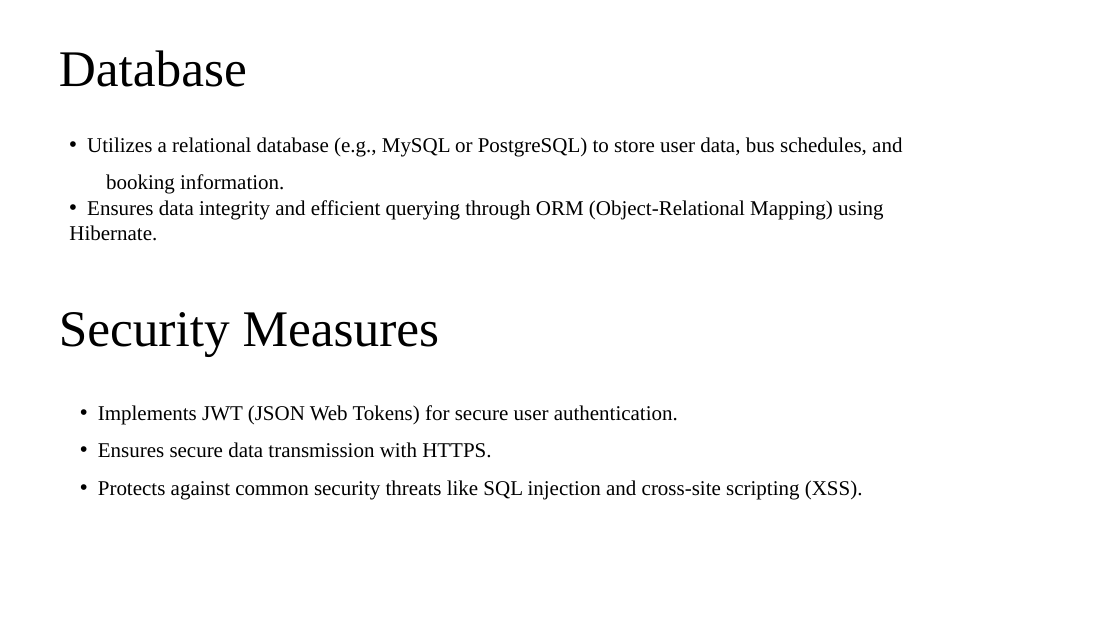
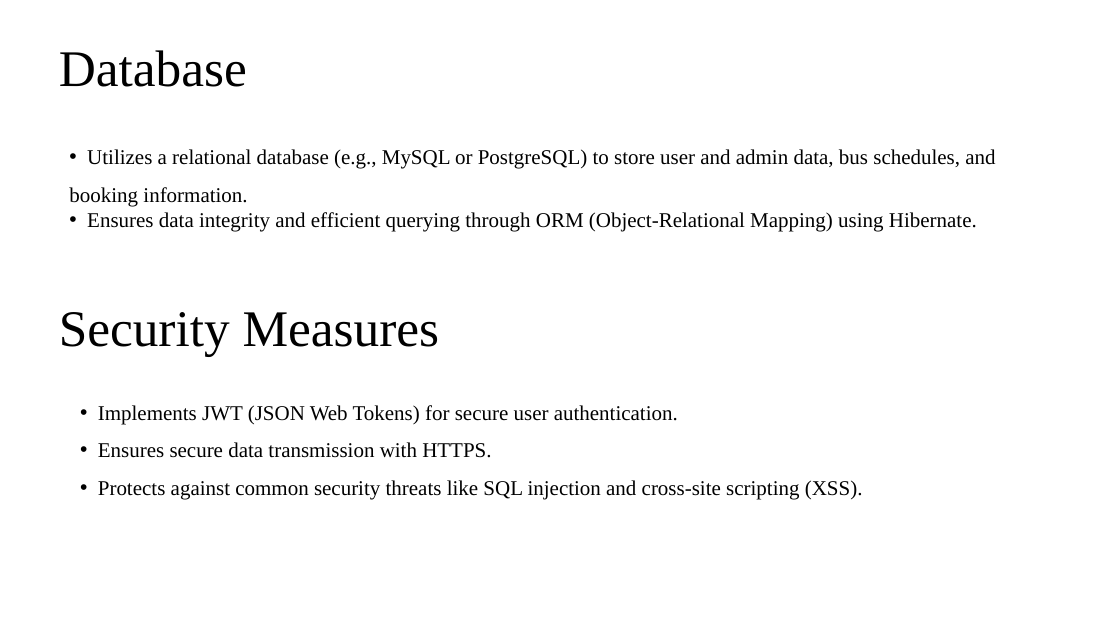
Before and after one commit to Sanjeev-0210/Reservation-App, a slide deck: slide 7 of Bus Reservation App.pptx. Drawn at 1120x630 pixels with LibreOffice and Linux fonts; fonts in the diff are those of the drawing. Boxes give left, top, right and bottom in pixels: in the first picture for what was removed or moved away, otherwise in the second. Text is boxed around its words. In the diff, an @@ line names an element or a change of style, - is before the commit and + after.

Commit message:
Modified PPTx

```diff
--- a/Bus Reservation App.pptx
+++ b/Bus Reservation App.pptx
@@ text "Utilizes a relational database (e.g., ...": place and size @@
-text "Utilizes a relational database (e.g., ..." at [69,137,902,241]
+text "Utilizes a relational database (e.g., ..." at [69,149,995,232]
@@ text at [69,149,995,207]: text changed @@
-• Utilizes a relational database (e.g., MySQL or PostgreSQL) to store user data, bus schedules, and booking information.
+• Utilizes a relational database (e.g., MySQL or PostgreSQL) to store user and admin data, bus schedules, and booking information.
```
